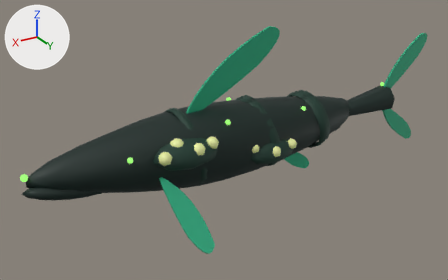
The glTF model docs/concept-art/models/corvette-pelagia.glb, before and after one commit.
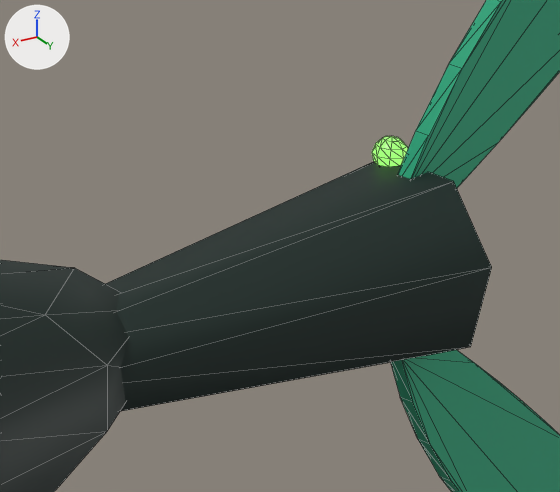
The first picture shows the older version from a 50 mm camera at (55.0, 80.8, 39.9) aimed at (6.5, 0.0, -0.5). The close-ups show the older and then the newer version on the part from 75% to 90% of the width and 23% to 45% of the height of that picture. Only the edits that show in the close-ups are written down. Every picture has the same lights, and +X, +Y and +Z are marked at upper left. The close-ups show mesh edges as thin lines. Where no turn or scale is listed for an object, it has been applied to the vertices. Vertices at exactly the same position are counted once.

Objects in the first close-up: 'hull', 'tail_fluke_lower', 'tail_fluke_upper', 'tail_light', 'tail_peduncle'.
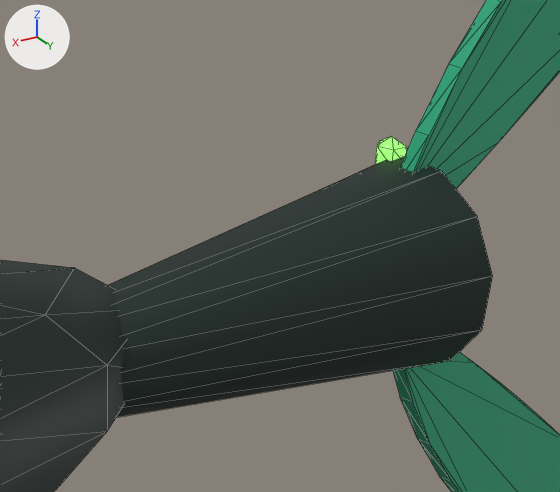
Location of each change, (x1, y1, x2, y2) in pixels of the close-ups (560 x 492 px; the box of a moved part takes in the faces that stretch with it):
'tail_peduncle', reshaped: before (106, 162, 492, 411); after (108, 156, 492, 417)
'tail_light', reshaped (11% narrower, 9% shorter): before (372, 136, 408, 167); after (375, 136, 407, 164)
part 1 of me_mesh_23, moved or reshaped: before (106, 162, 453, 311); after (108, 156, 492, 372)

The change, as a list of edits to the scene's bpy script:
```text
Change me_mesh_23:
    used by ob_tail_peduncle; location = (-23.02, 0.14, 0.14)
    remove me_mesh_23.from_pydata(...)  # 18 vertices, 28 faces; spans x -6.5..6.41, y -2.48..2.48, z -2.16..2.67
    add me_mesh_23.from_pydata(...)  # 26 vertices, 44 faces; spans x -6.5..6.41, y -2.52..2.52, z -2.16..2.82
    me_mesh_23 part 1
    4 faces are deleted
    12 vertices move from x -6.44..6.41, y -2.48..2.48, z -1.2..2.67 to x -6.48..6.36, y -2.52..2.52, z -1.75..0.74
    8 vertices are added at x -6.25..6.41, y -1.92..1.92, z 0.36..2.82
    20 new faces join them
Change me_mesh_32:
    used by ob_tail_light; location = (-29.1, -0.71, 2.97)
    remove me_mesh_32.from_pydata(...)  # 54 vertices, 80 faces; spans x -0.424..0.424, y -0.424..0.424, z -0.424..0.424
    add me_mesh_32.from_pydata(...)  # 18 vertices, 20 faces; spans x -0.349..0.349, y -0.367..0.297, z -0.424..0.424
    me_mesh_32 part 2
    44 vertices are removed from x -0.424..0.424, y -0.424..0.424, z -0.424..0.367
    80 faces are deleted
    8 vertices are added at x -0.349..0.349, y -0.113..0.297, z -0.212..0.212
    20 new faces join them
```
